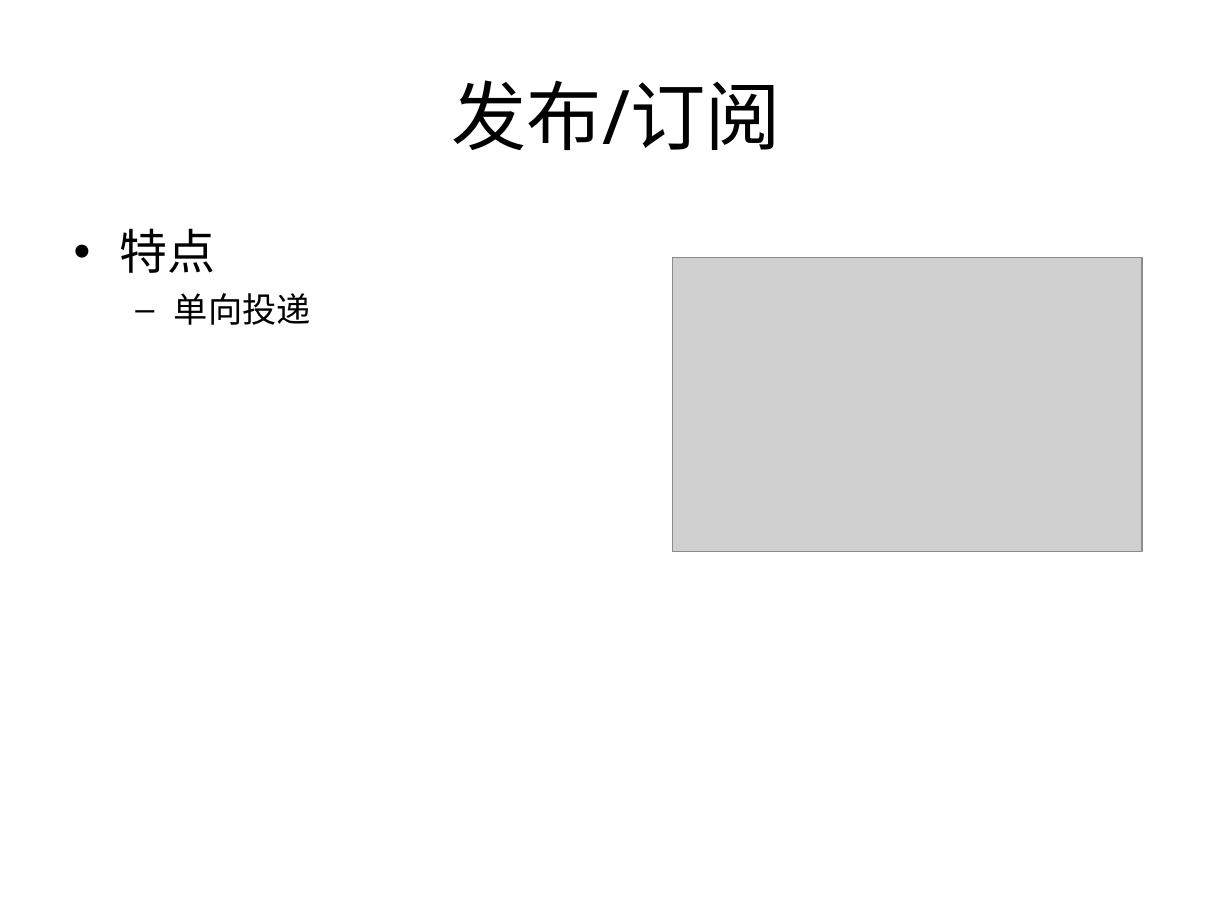
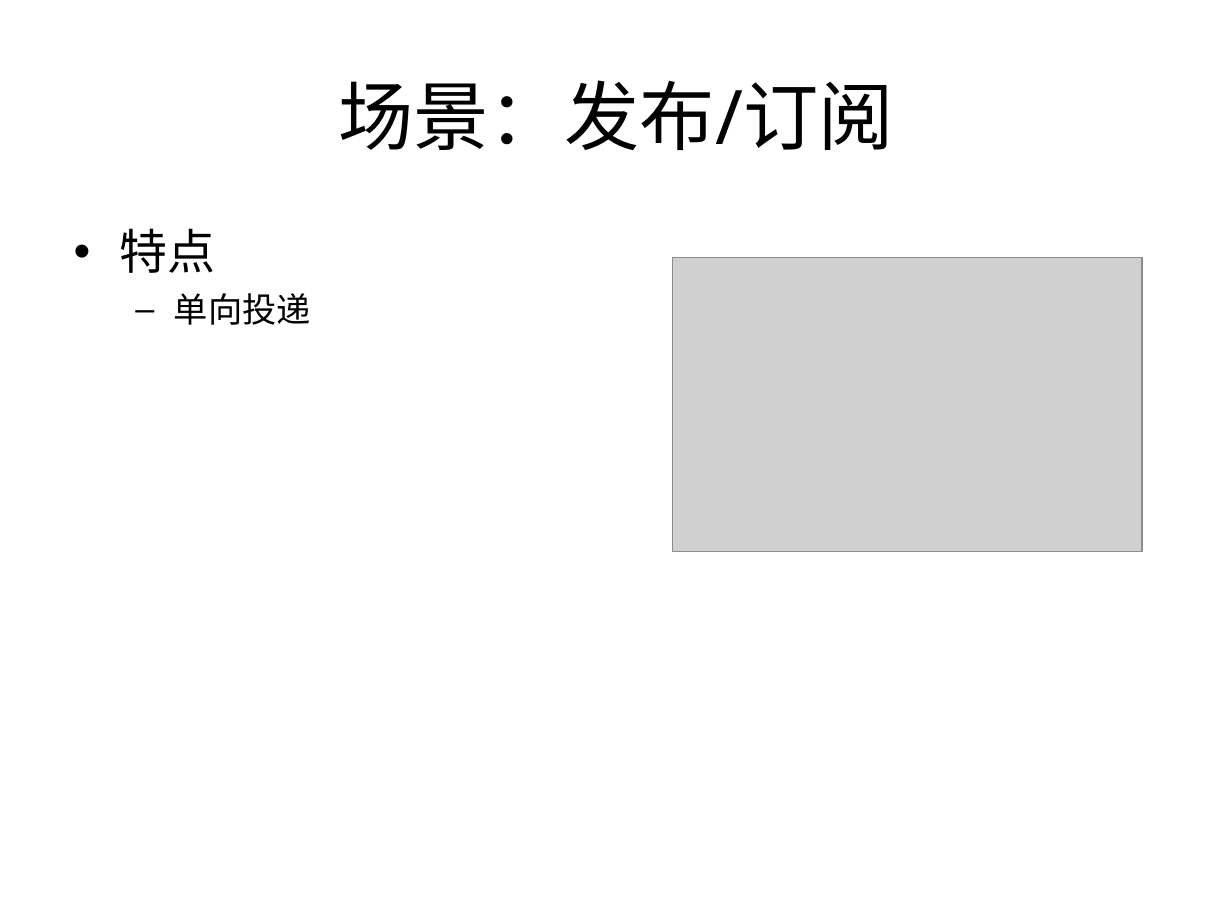
Before and after one commit to proxyio/xio, a slide deck: slide 14 of docs/PROXYIO.ppt (slide 10 before the commit). Drawn at 1232x924 pixels with LibreOffice and Linux fonts; fonts in the diff are those of the drawing; grey boxes stand for pictures. Boxes give left, top, right and bottom in pixels: in the first picture for what was removed or moved away, otherwise in the second. Text is boxed around its words. In the diff, an @@ line names an element or a change of style, - is before the commit and + after.

```diff
--- a/docs/PROXYIO.ppt
+++ b/docs/PROXYIO.ppt
@@ title at (338,80,893,150): text changed @@
-发布/订阅
+场景：发布/订阅
```
Also in this commit, not shown: 11 other slides changed, 12 slides added.
